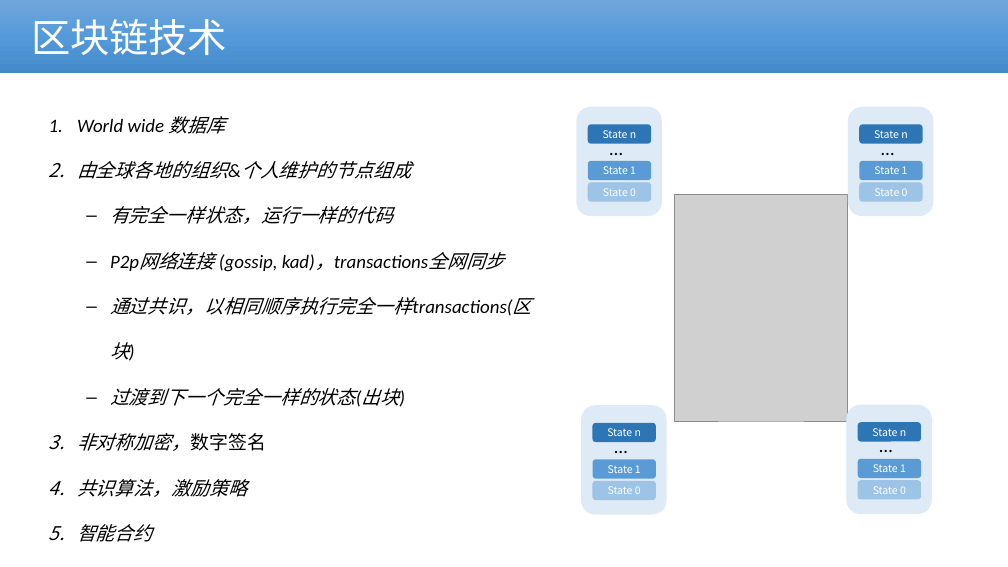
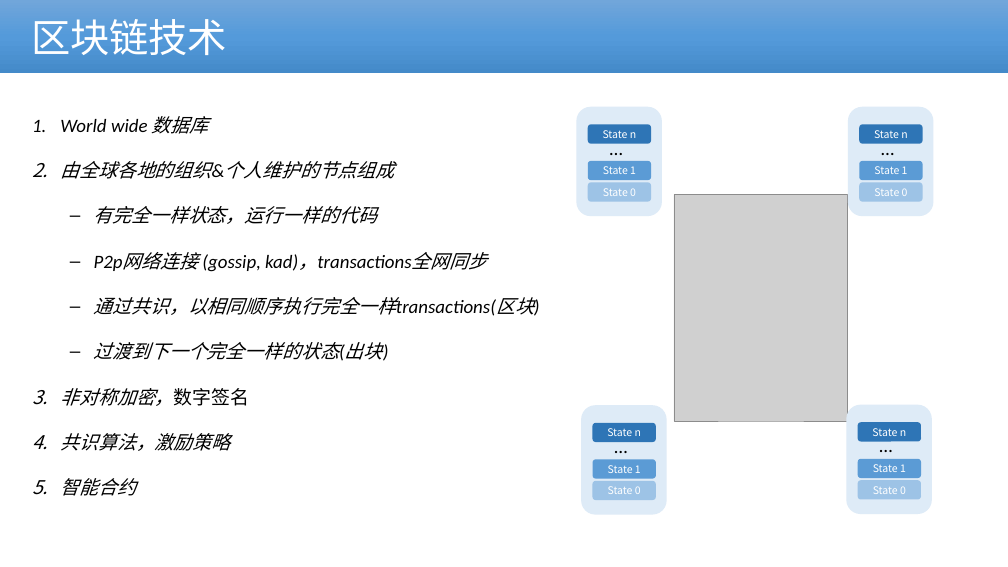
Before and after one commit to cmdpos/gaia, a slide deck: slide 8 of ppt/blockchain-dex.pptx. Drawn at 1008x567 pixels with LibreOffice and Linux fonts; fonts in the diff are those of the drawing; grey boxes stand for pictures; background and template pictures are left out. Boxes give left, top, right and bottom in pixels: in the first picture for what was removed or moved away, otherwise in the second. Text is boxed around its words. In the diff, an @@ line names an element or a change of style, - is before the commit and + after.

```diff
--- a/ppt/blockchain-dex.pptx
+++ b/ppt/blockchain-dex.pptx
@@ text "World wide 数据库" rewrapped from (x1=77, y1=116, x2=532, y2=497) to (x1=60, y1=116, x2=534, y2=496) @@
```
Also in this commit, not shown: 8 other slides changed.
